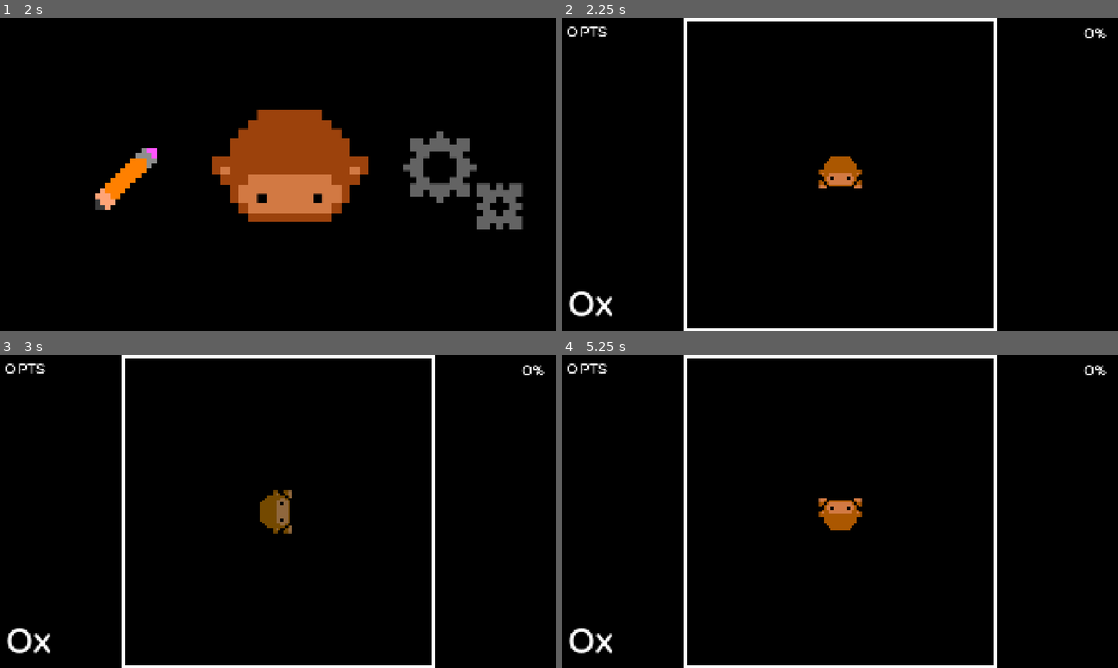
Above: before the commit, frames 1-4 (two rows, left to right).
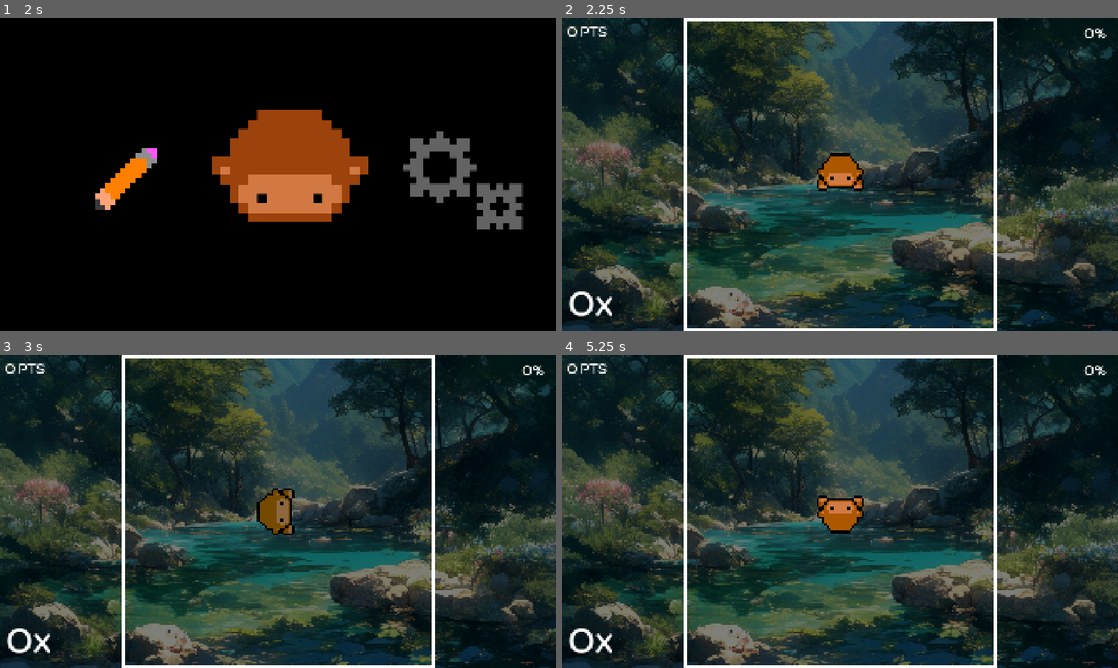
Above: after the commit, the same moments.

Repository: JosephK04/MonkeBeat
Game: Godot game, scene res://src/levels/main_menu.tscn
Same seed, same stepped clock (60 frames per second), same inputs: the game is played once before the commit and once after it. Sound files missing from this copy of the repository are replaced by a short silence.
Inputs (mouse positions are in pixels of both pictures, inside the frame that each line leads up to):
- Up to frame 1 (2 s): click (467, 202) at 0.5 s; click (133, 183) at 1.25 s
- Up to frame 2 (2.25 s): click (856, 174) at 2 s
- Up to frame 3 (3 s): tap Enter at 2.75 s; move the mouse to (400, 495) at 2.77 s; hold D (face_right) from 2.78 s (still down); hold K (click) from 2.78 s (still down)
- Up to frame 4 (5.25 s): tap Space at 3.5, 5 s; move the mouse to (728, 527) at 3.52 s; release D (face_right) at 3.53 s; release K (click) at 3.53 s; hold S (face_down) 3.53-4.28 s; tap K (click) at 3.6, 4.55, 5.1 s; tap Enter at 4.25 s; move the mouse to (895, 442) at 4.27 s; hold D (face_right) 4.28-5.03 s; hold L (click2) 4.28-5.03 s; move the mouse to (812, 574) at 5.02 s; hold W (face_up) from 5.03 s (still down)

Frame 1 is identical in both runs. In frame 2, 85% of the frame differs, in the area x 0-100%, y 0-100%; in frame 3, 85%; in frame 4, 85%.

Commit message:
background image + dim slider

Diff:
--- a/game_config.gd
+++ b/game_config.gd
@@ -9,6 +9,9 @@
 var projectile_speed = 900.0
 
 const BASE_TRAVEL_TIME = 0.66
+
+#background dimness gameplay
+var background_dim = 1.0
 
 var ratio = (BASE_SPEED / projectile_speed)
 
--- a/project.godot
+++ b/project.godot
@@ -30,6 +30,10 @@
 window/size/mode=3
 window/stretch/mode="canvas_items"
 window/vsync/vsync_mode=0
+
+[global_group]
+
+noclicksound=""
 
 [input]
 
@@ -65,7 +69,8 @@
 }
 pause={
 "deadzone": 0.2,
-"events": []
+"events": [Object(InputEventKey,"resource_local_to_scene":false,"resource_name":"","device":-1,"window_id":0,"alt_pressed":false,"shift_pressed":false,"ctrl_pressed":false,"meta_pressed":false,"pressed":false,"keycode":0,"physical_keycode":73,"key_label":0,"unicode":105,"location":0,"echo":false,"script":null)
+]
 }
 save={
 "deadzone": 0.2,
--- a/src/Globals/game_config.gd
+++ b/src/Globals/game_config.gd
@@ -26,6 +26,8 @@
 var current_level_name = "CrescentExpressway"
 
 var audio_offset = 0
+
+var background_dim = 0.5
 
 var level_info = {
 	"CrescentExpressway": {
--- a/src/levels/game_level.gd
+++ b/src/levels/game_level.gd
@@ -8,12 +8,14 @@
 
 func _ready():
 	player = player_sprite.instantiate()
+	player.z_index = 5
 	add_child(player)
 	player.position = viewport_size / 2
 	player.scale = Vector2(0.5, 0.5)
 	Signals.connect("tapped", Callable(self, "_on_tapped"))
 	Signals.connect("released", Callable(self, "_on_released"))
 	Signals.connect("miss", Callable(self, "_on_miss"))
+	$Background.modulate = Color(1.0 - GameConfig.background_dim, 1.0 - GameConfig.background_dim, 1.0 - GameConfig.background_dim, 1.0)
 
 func _process(_delta):
 	pass
--- a/src/levels/game_level.tscn
+++ b/src/levels/game_level.tscn
@@ -1,12 +1,16 @@
-[gd_scene load_steps=9 format=3 uid="uid://oyr2bq6dvdto"]
+[gd_scene load_steps=17 format=3 uid="uid://oyr2bq6dvdto"]
 
 [ext_resource type="Script" uid="uid://c0j35162xutrr" path="res://src/levels/game_level.gd" id="1_344b1"]
 [ext_resource type="PackedScene" uid="uid://cey8irc2qc4kb" path="res://src/levels/level_editor.tscn" id="2_bknqm"]
+[ext_resource type="Texture2D" uid="uid://d0n70c125u44u" path="res://art/naturebackground.jpg" id="2_iorfl"]
+[ext_resource type="Script" uid="uid://dovks438rlcnp" path="res://src/objects/white_rect_outline.gd" id="3_3wkqw"]
 [ext_resource type="Script" uid="uid://cwnynsmh8rxn8" path="res://src/objects/hit_logic.gd" id="3_bowuy"]
 [ext_resource type="Script" uid="uid://c6up50b02xx6o" path="res://src/objects/sound_fx.gd" id="4_in5vt"]
 [ext_resource type="AudioStream" uid="uid://c3yw1bq7oc0ee" path="res://sounds/soft-hitnormal.wav" id="5_suhqc"]
 [ext_resource type="AudioStream" uid="uid://bbseb55bm573w" path="res://sounds/combobreak.ogg" id="6_xm2e2"]
 [ext_resource type="PackedScene" uid="uid://tb7mwlbja25b" path="res://src/objects/game_ui.tscn" id="7_xm2e2"]
+[ext_resource type="Script" uid="uid://dobhhdwxehikj" path="res://src/objects/pause_menu.gd" id="8_pdr6v"]
+[ext_resource type="FontFile" uid="uid://e2vvqcbojd58" path="res://art/Roundex.otf" id="9_iorfl"]
 
 [sub_resource type="Environment" id="Environment_bknqm"]
 background_mode = 3
@@ -14,8 +18,38 @@
 glow_intensity = 1.43
 glow_hdr_threshold = 0.92
 
+[sub_resource type="StyleBoxFlat" id="StyleBoxFlat_5w1w8"]
+bg_color = Color(0, 0, 0, 0.807)
+
+[sub_resource type="StyleBoxFlat" id="StyleBoxFlat_ydhfm"]
+bg_color = Color(0.085, 0.085, 0.085, 0.652)
+
+[sub_resource type="StyleBoxFlat" id="StyleBoxFlat_3wkqw"]
+bg_color = Color(0, 0, 0, 0.812)
+
+[sub_resource type="StyleBoxFlat" id="StyleBoxFlat_gv6q1"]
+bg_color = Color(0, 0, 0, 0.757)
+
 [node name="GameLevel" type="Node2D"]
 script = ExtResource("1_344b1")
+
+[node name="PlayArea" type="Control" parent="."]
+clip_contents = true
+layout_mode = 3
+anchors_preset = 0
+offset_left = 425.0
+offset_top = 5.0
+offset_right = 1495.0
+offset_bottom = 1075.0
+
+[node name="WhiteRectOutline" type="Node2D" parent="."]
+z_index = 2
+script = ExtResource("3_3wkqw")
+
+[node name="Background" type="Sprite2D" parent="."]
+position = Vector2(960, 552)
+scale = Vector2(0.96, 1.106)
+texture = ExtResource("2_iorfl")
 
 [node name="WorldEnvironment" type="WorldEnvironment" parent="."]
 environment = SubResource("Environment_bknqm")
@@ -40,11 +74,63 @@
 
 [node name="CanvasLayer" type="CanvasLayer" parent="."]
 layer = 2
+visible = false
 
 [node name="FadeRect" type="ColorRect" parent="CanvasLayer"]
-z_index = 1
+z_index = -1
 offset_top = -8.0
 offset_right = 1916.0
 offset_bottom = 1083.0
 mouse_filter = 2
 color = Color(0, 0, 0, 0)
+
+[node name="PauseMenu" type="CanvasLayer" parent="."]
+visible = false
+script = ExtResource("8_pdr6v")
+
+[node name="PauseDim" type="ColorRect" parent="PauseMenu"]
+offset_left = -5.0
+offset_top = 5.0
+offset_right = 1919.0
+offset_bottom = 1081.0
+color = Color(0, 0, 0, 0.558)
+
+[node name="VBoxContainer" type="VBoxContainer" parent="PauseMenu"]
+offset_left = 748.0
+offset_top = 392.5
+offset_right = 1172.0
+offset_bottom = 687.5
+
+[node name="ResumeButton" type="Button" parent="PauseMenu/VBoxContainer" groups=["noclicksound"]]
+layout_mode = 2
+theme_override_fonts/font = ExtResource("9_iorfl")
+theme_override_font_sizes/font_size = 46
+theme_override_styles/focus = SubResource("StyleBoxFlat_5w1w8")
+theme_override_styles/hover = SubResource("StyleBoxFlat_ydhfm")
+theme_override_styles/pressed = SubResource("StyleBoxFlat_3wkqw")
+theme_override_styles/normal = SubResource("StyleBoxFlat_gv6q1")
+text = "Resume"
+
+[node name="RestartButton" type="Button" parent="PauseMenu/VBoxContainer" groups=["noclicksound"]]
+layout_mode = 2
+theme_override_fonts/font = ExtResource("9_iorfl")
+theme_override_font_sizes/font_size = 46
+theme_override_styles/focus = SubResource("StyleBoxFlat_5w1w8")
+theme_override_styles/hover = SubResource("StyleBoxFlat_ydhfm")
+theme_override_styles/pressed = SubResource("StyleBoxFlat_3wkqw")
+theme_override_styles/normal = SubResource("StyleBoxFlat_gv6q1")
+text = "Restart"
+
+[node name="MenuButton" type="Button" parent="PauseMenu/VBoxContainer" groups=["noclicksound"]]
+layout_mode = 2
+theme_override_fonts/font = ExtResource("9_iorfl")
+theme_override_font_sizes/font_size = 46
+theme_override_styles/focus = SubResource("StyleBoxFlat_5w1w8")
+theme_override_styles/hover = SubResource("StyleBoxFlat_ydhfm")
+theme_override_styles/pressed = SubResource("StyleBoxFlat_3wkqw")
+theme_override_styles/normal = SubResource("StyleBoxFlat_gv6q1")
+text = "Menu"
+
+[connection signal="pressed" from="PauseMenu/VBoxContainer/ResumeButton" to="PauseMenu" method="_on_resume_button_pressed"]
+[connection signal="pressed" from="PauseMenu/VBoxContainer/RestartButton" to="PauseMenu" method="_on_restart_button_pressed"]
+[connection signal="pressed" from="PauseMenu/VBoxContainer/MenuButton" to="PauseMenu" method="_on_menu_button_pressed"]
--- a/src/levels/level_editor.gd
+++ b/src/levels/level_editor.gd
@@ -91,20 +91,23 @@
 func CreateProjectile(spawn_dir: int):
 	var dir: Vector2
 	var proj_inst = projectile.instantiate()
-	get_parent().add_child(proj_inst)
+	proj_inst.z_index = 1
+	get_parent().get_node("PlayArea").add_child(proj_inst)
+
+	var center = 1070.0 / 2
 
 	if spawn_dir == GameConfig.direction.UP:
 		dir = Vector2.DOWN
-		proj_inst.setup(viewport_size.x/2, 0, dir, 0)
+		proj_inst.setup(center, 0, dir, 0)
 	elif spawn_dir == GameConfig.direction.DOWN:
 		dir = Vector2.UP
-		proj_inst.setup(viewport_size.x/2, viewport_size.y, dir, 0)
+		proj_inst.setup(center, 1070, dir, 0)
 	elif spawn_dir == GameConfig.direction.LEFT:
 		dir = Vector2.RIGHT
-		proj_inst.setup(420, viewport_size.y/2, dir, 90)
+		proj_inst.setup(0, center, dir, 90)
 	elif spawn_dir == GameConfig.direction.RIGHT:
 		dir = Vector2.LEFT
-		proj_inst.setup(1500, viewport_size.y/2, dir, 90)
+		proj_inst.setup(1070, center, dir, 90)
 
 	return proj_inst
 
--- a/src/levels/settings_screen.gd
+++ b/src/levels/settings_screen.gd
@@ -2,6 +2,7 @@
 var offset_adjust = GameConfig.audio_offset
 
 func _ready():
+	$DimSlider.value = GameConfig.background_dim
 	offset_adjust = GameConfig.audio_offset * 1000
 	$OffsetNumber.text = "[center]" + str(offset_adjust) + "ms"
 
@@ -28,3 +29,7 @@
 	offset_adjust -= 1
 	$OffsetNumber.text = "[center]" + str(offset_adjust) + "ms"
 	GameConfig.audio_offset = offset_adjust / 1000.0
+
+
+func _on_h_slider_value_changed(value: float) -> void:
+	GameConfig.background_dim = $DimSlider.value
--- a/src/levels/settings_screen.tscn
+++ b/src/levels/settings_screen.tscn
@@ -80,8 +80,28 @@
 "
 scroll_active = false
 
+[node name="DimSlider" type="HSlider" parent="."]
+offset_left = 423.0
+offset_top = 815.0
+offset_right = 929.0
+offset_bottom = 1021.0
+max_value = 1.0
+step = 0.05
+value = 1.0
+
+[node name="RichTextLabel" type="RichTextLabel" parent="."]
+offset_left = 75.0
+offset_top = 890.0
+offset_right = 581.0
+offset_bottom = 947.0
+theme_override_fonts/normal_font = ExtResource("1_ryji8")
+theme_override_font_sizes/normal_font_size = 36
+text = "Background Dim"
+scroll_active = false
+
 [connection signal="pressed" from="ReturnButton" to="." method="_on_return_button_pressed"]
 [connection signal="pressed" from="OffsetPlus" to="." method="_on_offset_plus_pressed"]
 [connection signal="pressed" from="OffsetPlus2" to="." method="_on_offset_plus_2_pressed"]
 [connection signal="pressed" from="OffsetMinus" to="." method="_on_offset_minus_pressed"]
 [connection signal="pressed" from="OffsetMinus2" to="." method="_on_offset_minus_2_pressed"]
+[connection signal="value_changed" from="DimSlider" to="." method="_on_h_slider_value_changed"]
--- /dev/null
+++ b/src/objects/pause_menu.gd
@@ -0,0 +1,26 @@
+extends CanvasLayer
+
+func _ready():
+	visible = false
+	process_mode = Node.PROCESS_MODE_ALWAYS
+
+func _input(event):
+	if event.is_action_pressed("pause"):
+		toggle_pause()
+
+func toggle_pause():
+	visible = !visible
+	get_tree().paused = !get_tree().paused
+
+func _on_resume_button_pressed() -> void:
+	toggle_pause()
+	get_tree().paused = false
+
+
+func _on_restart_button_pressed() -> void:
+	toggle_pause()
+	get_tree().reload_current_scene()
+
+func _on_menu_button_pressed() -> void:
+	get_tree().paused = false
+	get_tree().change_scene_to_file("res://src/levels/main_menu.tscn")
--- /dev/null
+++ b/src/objects/white_rect_outline.gd
@@ -0,0 +1,3 @@
+extends Node2D
+func _draw():
+	draw_rect(Rect2(425, 5, 1070, 1070), Color.WHITE, false, 10)
Binary file added: art/naturebackground.jpg
Not shown, added: art/naturebackground.jpg.import
Not shown, added: src/objects/pause_menu.gd.uid
Not shown, added: src/objects/white_rect_outline.gd.uid
Not shown, changed: index.html
Not shown, changed: index.js
Not shown, changed: index.pck
Not shown, changed: index.wasm
